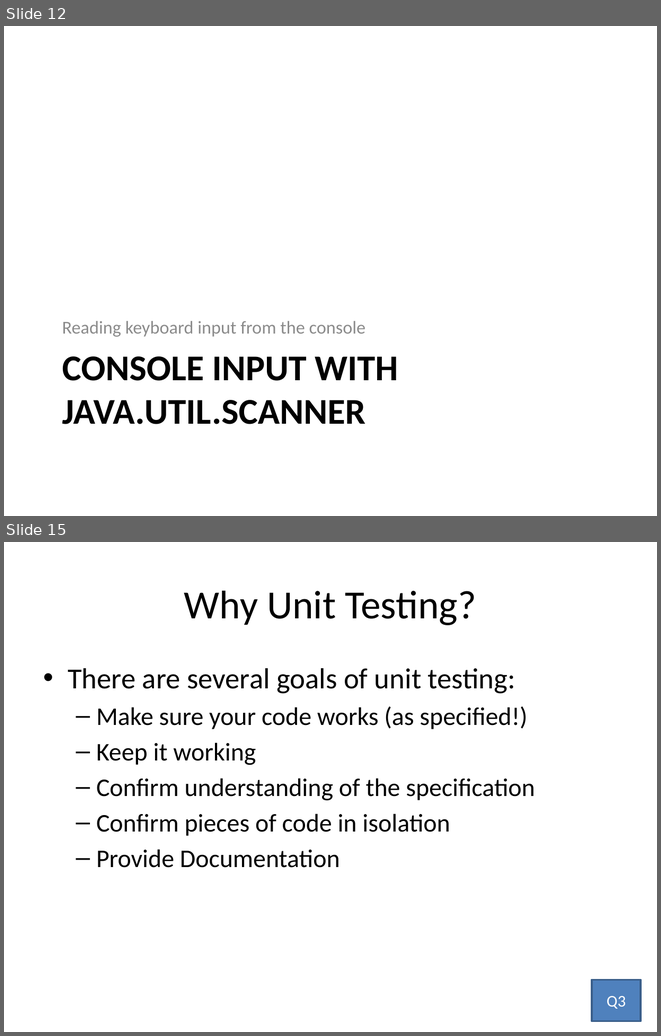
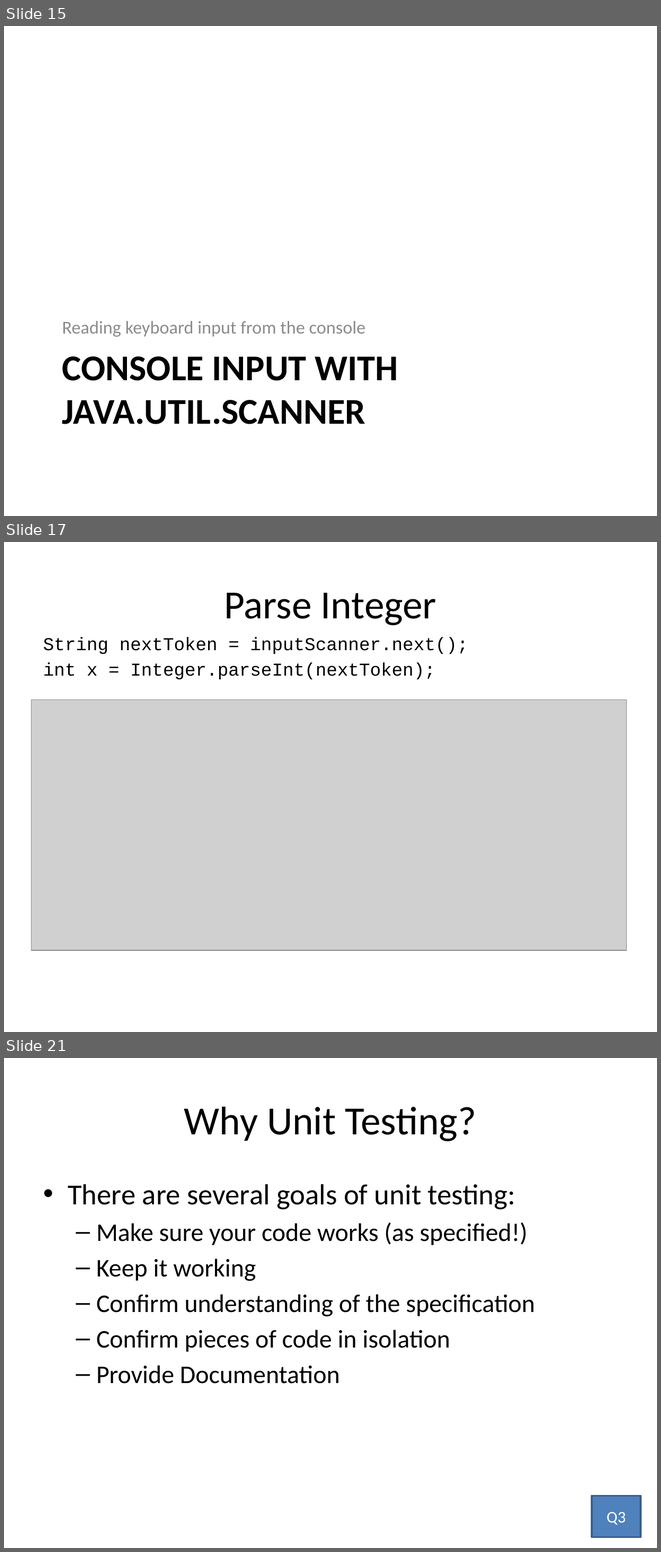
Before and after one commit to RHIT-CSSE/csse220, a slide deck: ClassMaterials/IntroToUnitTesting/Slides/UnitTesting.pptx. Shown one above the other, each under a label of ours: slides 12 and 15 before the commit, slides 15, 17 and 21 after it; the slides between them are not shown. The pictures are 661x1036 and 661x1552 pixels, drawn with LibreOffice and Linux fonts; fonts in the diff are those of the drawing; grey boxes stand for pictures. Boxes give left, top, right and bottom in pixels: in the first picture for what was removed or moved away, otherwise in the second. Text is boxed around its words. In the diff, an @@ line names an element or a change of style, - is before the commit and + after.

```diff
--- a/ClassMaterials/IntroToUnitTesting/Slides/UnitTesting.pptx
+++ b/ClassMaterials/IntroToUnitTesting/Slides/UnitTesting.pptx
@@ slide 17 added at [4,542,657,1032], background #FFFFFF @@
@@ title added at [224,592,436,625], 44 pt, text #000000 @@
+Parse Integer
@@ text added at [43,637,468,679], 20 pt, text #000000 @@
+String nextToken = inputScanner.next();
+int x = Integer.parseInt(nextToken);
@@ picture added at [32,700,627,950] @@
@@ what was slide 12 is now slide 15 @@
@@ what was slide 15 is now slide 21 @@
```
Also in this commit, not shown: 5 slides changed, 6 other slides added, 1 slide removed.
